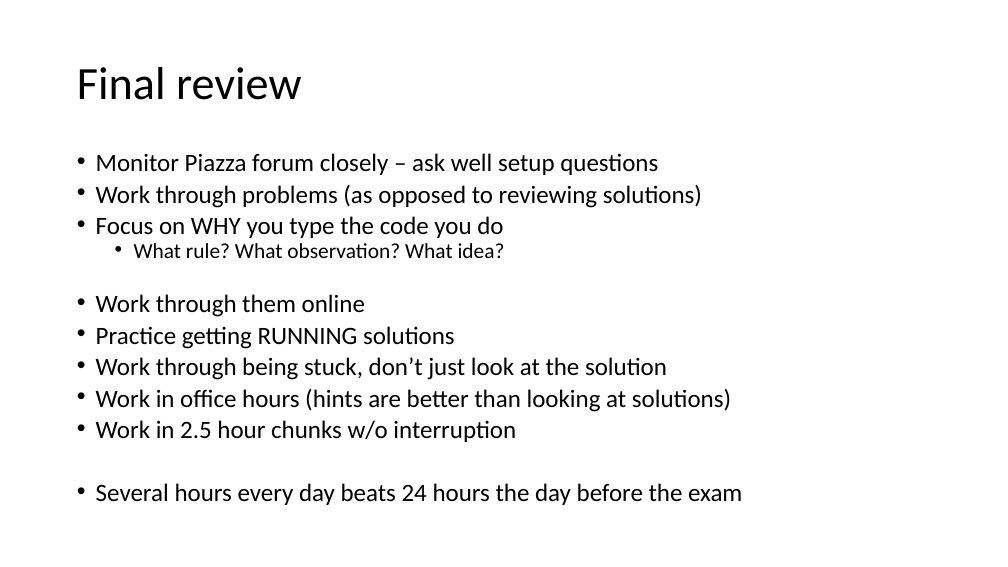
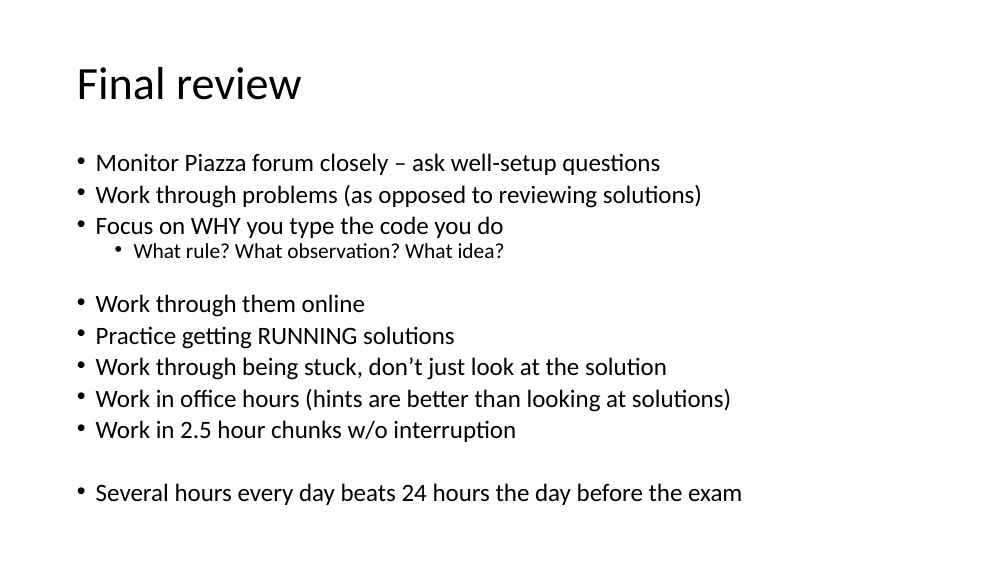
Before and after one commit to GregorKiczales/spd-materials, a slide deck: slide 27 of instructor/l23/lec23-wrap.pptx (slide 22 before the commit). Drawn at 1008x567 pixels with LibreOffice and Linux fonts; fonts in the diff are those of the drawing. Boxes give left, top, right and bottom in pixels: in the first picture for what was removed or moved away, otherwise in the second. Text is boxed around its words. In the diff, an @@ line names an element or a change of style, - is before the commit and + after.

```diff
--- a/instructor/l23/lec23-wrap.pptx
+++ b/instructor/l23/lec23-wrap.pptx
@@ text at (x1=96, y1=153, x2=660, y2=175): text changed @@
-• Monitor Piazza forum closely – ask well setup questions
+• Monitor Piazza forum closely – ask well-setup questions
```
Also in this commit, not shown: 13 other slides changed, 6 slides added, 2 slides removed, 1 other file.
